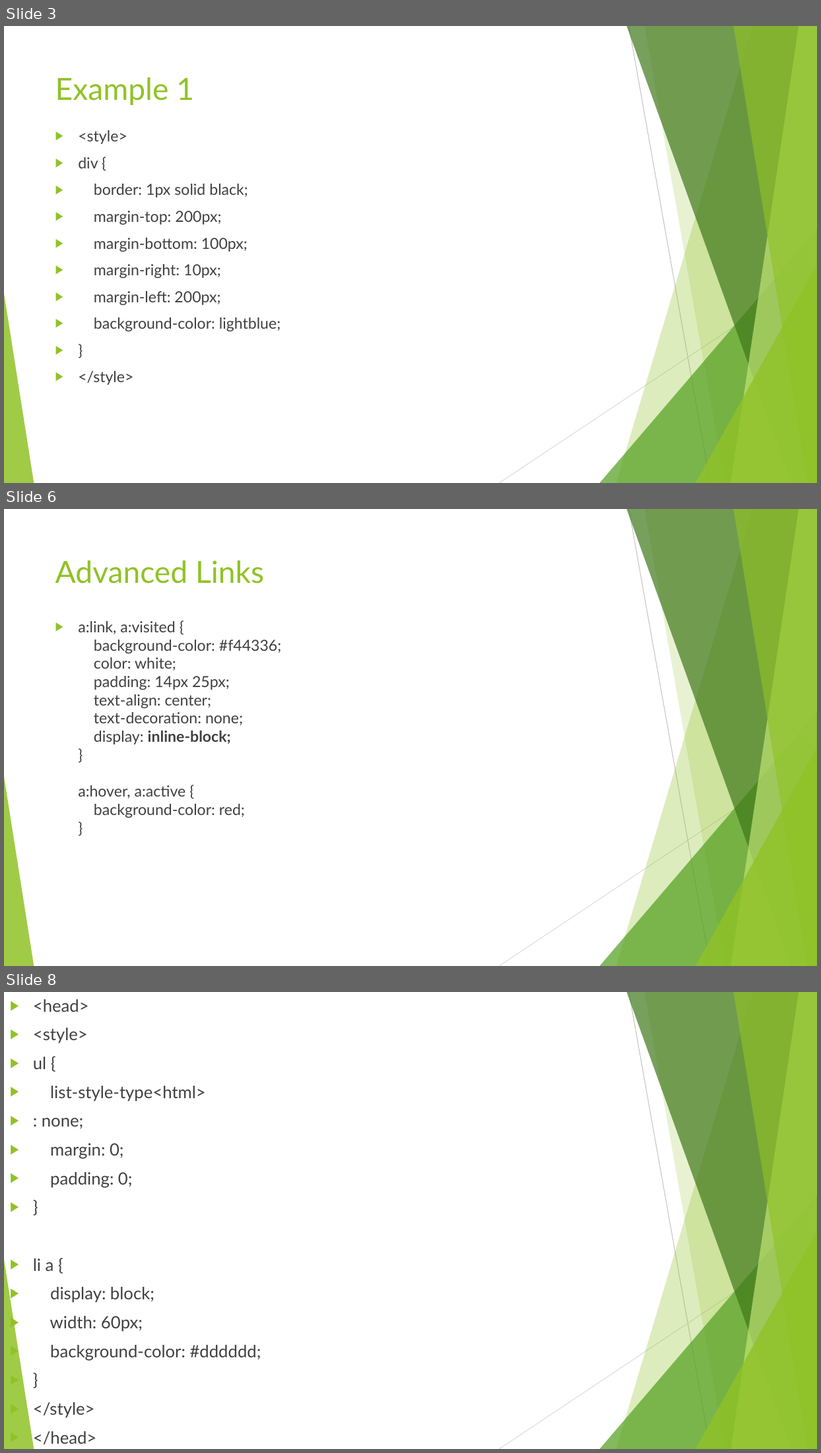
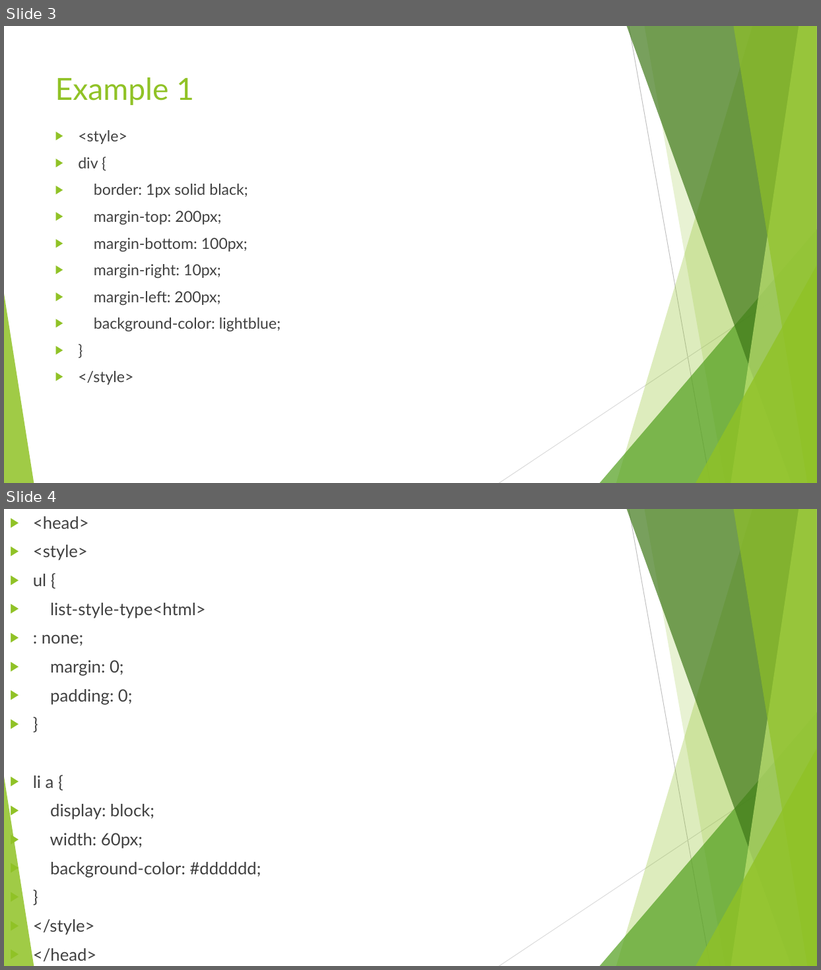
Before and after one commit to enjidotin/LECTURES-sem5, a slide deck: wp/ppts/CSS- Transforms Transitions Animations.pptx. Shown one above the other, each under a label of ours: slides 3, 6 and 8 before the commit, slides 3 and 4 after it; the slides between them are not shown. The pictures are 821x1453 and 821x970 pixels, drawn with LibreOffice and Linux fonts; fonts in the diff are those of the drawing. Boxes give left, top, right and bottom in pixels: in the first picture for what was removed or moved away, otherwise in the second. Text is boxed around its words. In the diff, an @@ line names an element or a change of style, - is before the commit and + after.

```diff
--- a/wp/ppts/CSS- Transforms Transitions Animations.pptx
+++ b/wp/ppts/CSS- Transforms Transitions Animations.pptx
@@ slide 6 removed at bbox=[4, 509, 817, 966], background #FFFFFF; not listed: 10 template elements that a slide beside it also shows @@
@@ title removed at bbox=[55, 560, 264, 584] @@
-Advanced Links
@@ text removed at bbox=[78, 621, 282, 818] @@
-▶ a:link, a:visited {
-  background-color: #f44336;
-  color: white;
-  padding: 14px 25px;
-  text-align: center;
-  text-decoration: none;
-  display: inline-block;
-  }
-  a:hover, a:active {
-  background-color: red;
-  }
@@ what was slide 8 is now slide 4 @@
```
Also in this commit, not shown: 3 other slides removed, 18 other files.
